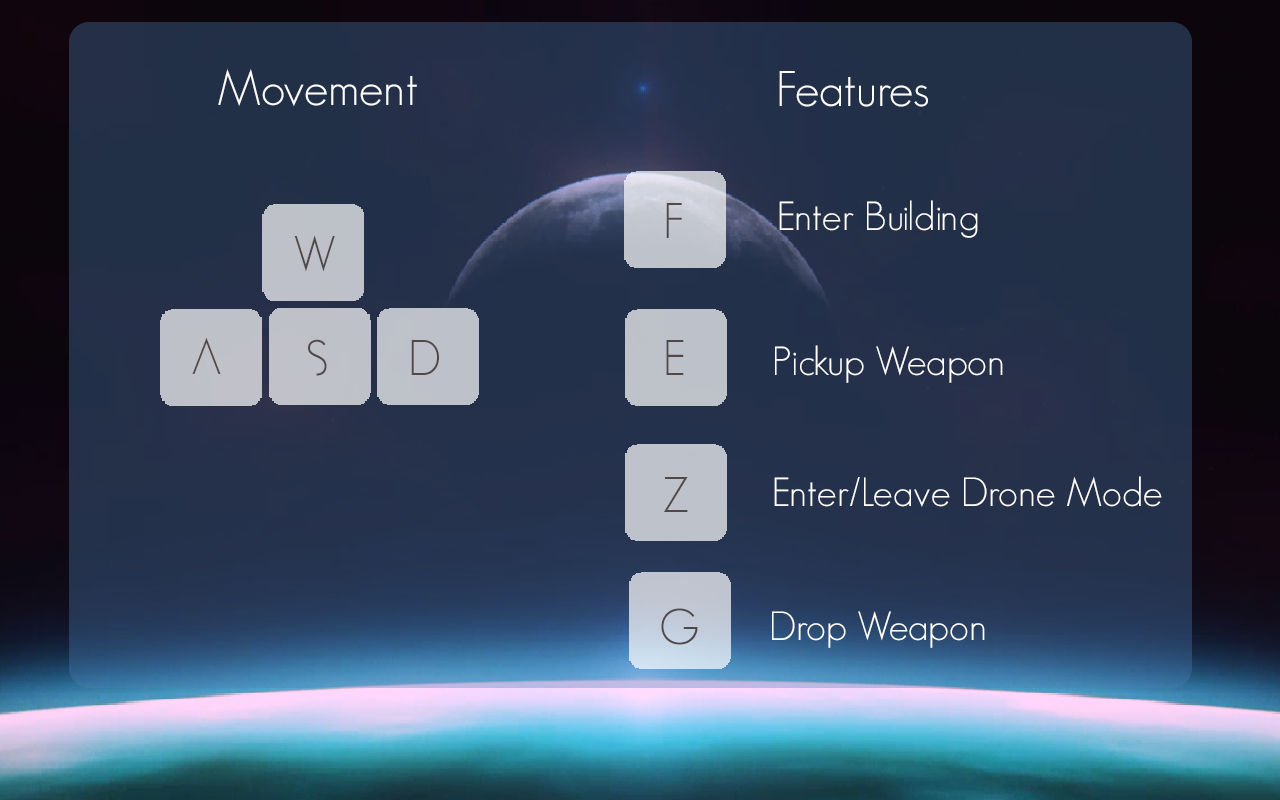
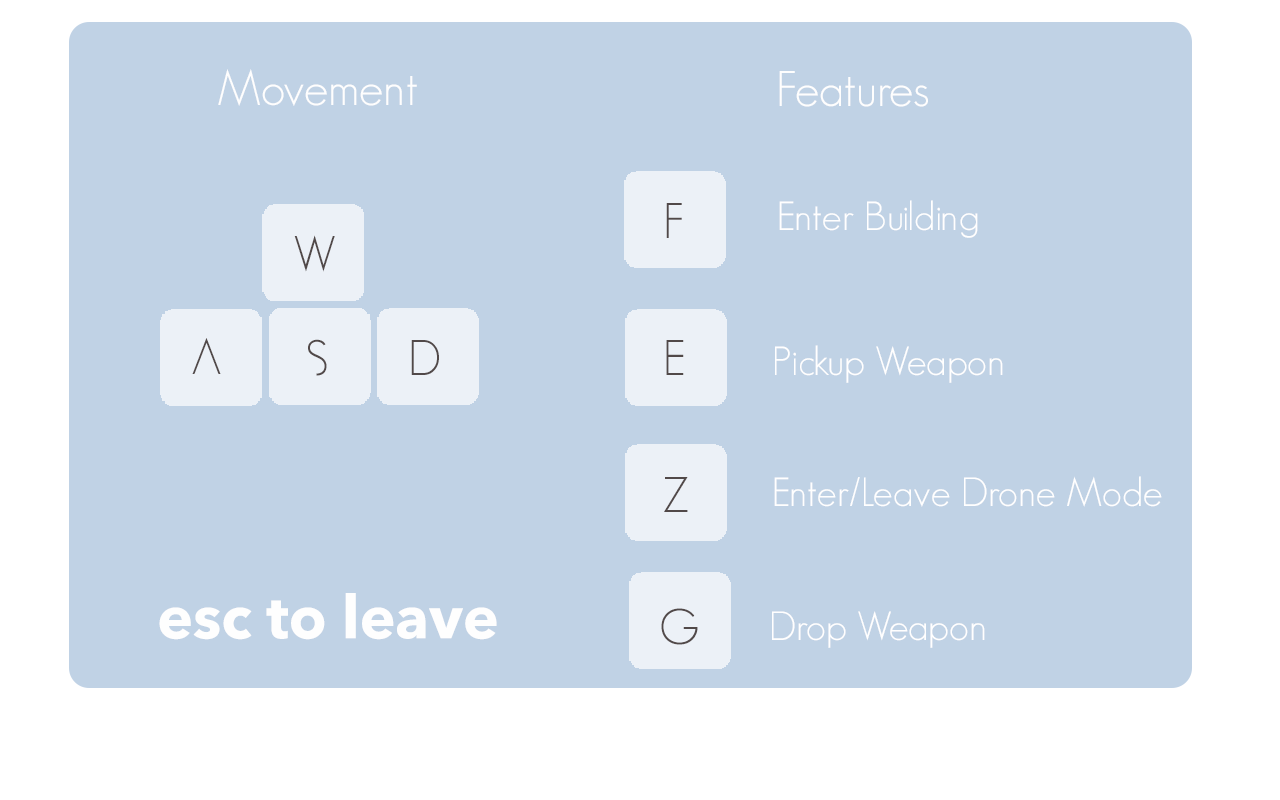
Comparing the layer stacks of the two 1280x800 images. Changes:
added layer "esc to leave" above "Layer 5" over [159, 593, 497, 640]
painted on "Rounded Rectangle 1", masked it over [69, 22, 1192, 688]
removed layer "Layer 1" over [0, 0, 1280, 800]
removed layer "Background" over [0, 0, 1280, 800]
